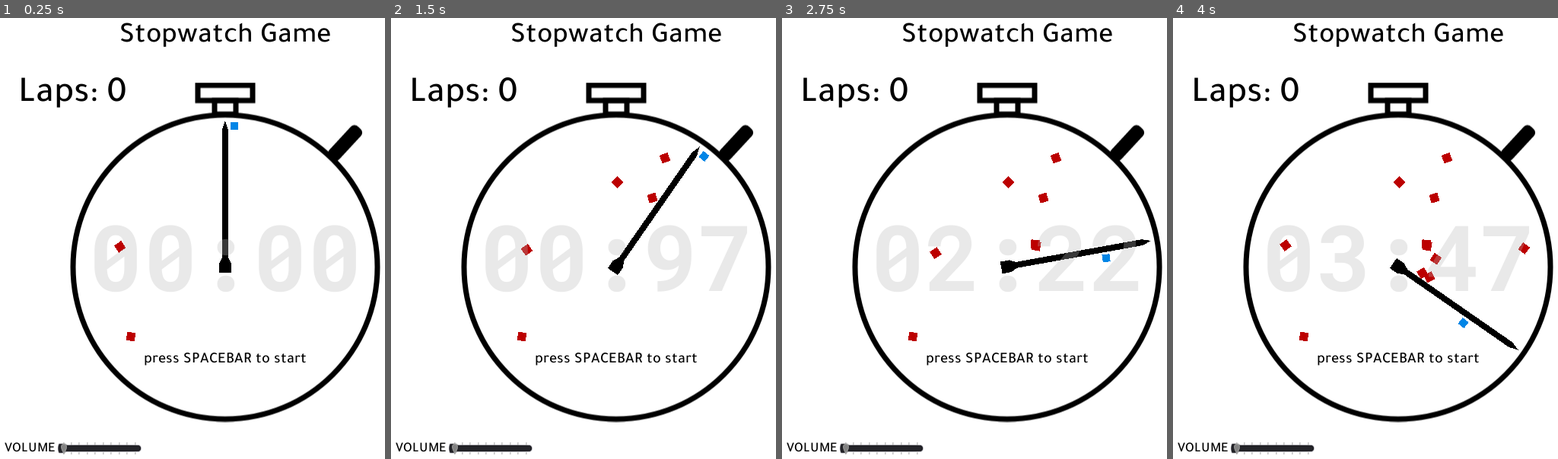
Above: before the commit, frames 1-4 (left to right).
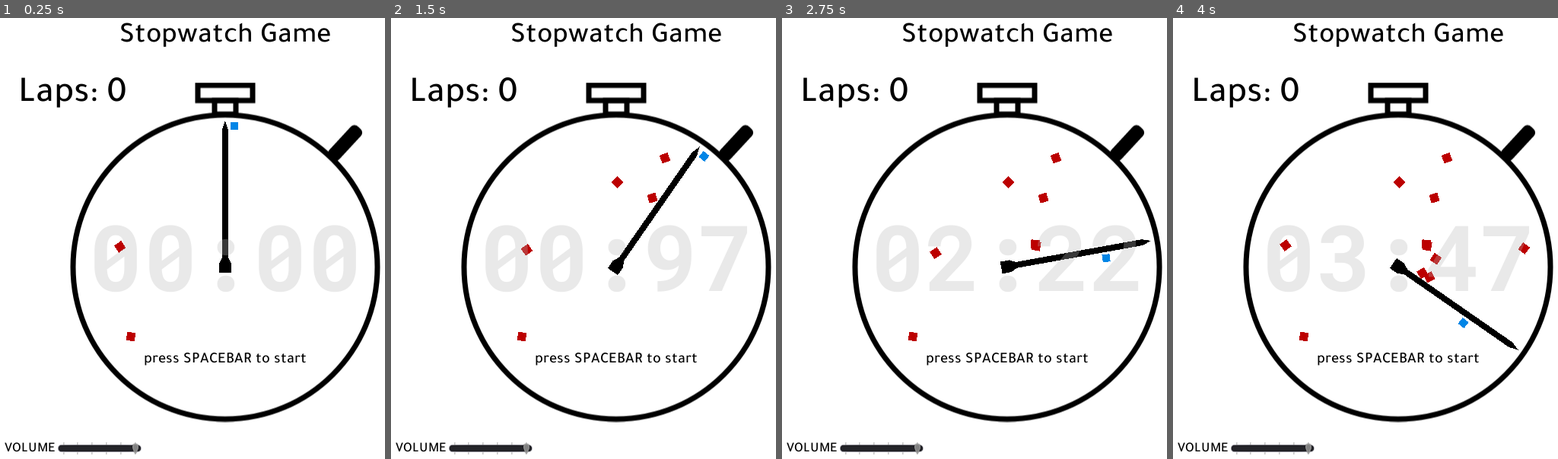
Above: after the commit, the same moments.

Repository: albertnez/10-second-laps
Game: Godot game, scene res://Scenes/GameWrapper.tscn
The game is run twice, just before and just after one commit, with the same random seed, the same clock (stepped at 60 frames per second) and the same inputs.
Inputs:
- Up to frame 1 (0.25 s): no input
- Up to frame 2 (1.5 s): tap Space (action) at 0.5, 0.6, 1.25, 1.35 s
- Up to frame 3 (2.75 s): tap Space (action) at 2, 2.1 s
- Up to frame 4 (4 s): tap Space (action) at 2.75, 2.85, 3.5, 3.6 s

The runs differ from the first frame. In frame 1, 0.2% of the frame differs, in the area x 15-36%, y 96-99%; in frame 2, 0.2%; in frame 3, 0.2%; in frame 4, 0.2%.

Commit message:
Volume control now actually works

Diff:
--- a/Scenes/Ui/MainUi.gd
+++ b/Scenes/Ui/MainUi.gd
@@ -1,6 +1,7 @@
 extends Control
 
 onready var _laps_label := $"%LapsLabel"
+onready var _volume_slide := $"%VolumeSlide"
 
 func _ready() -> void:
 	EventBus.connect("laps_changed", self, "_on_EventBus_laps_changed")
@@ -8,3 +9,8 @@
 
 func _on_EventBus_laps_changed(num_laps: int) -> void:
 	_laps_label.text = str("Laps: ", num_laps)
+
+
+func _on_VolumeSlide_value_changed(value: float) -> void:
+	AudioServer.set_bus_volume_db(0, linear2db(value/_volume_slide.max_value))
+	pass # Replace with function body.
--- a/Scenes/Ui/MainUi.tscn
+++ b/Scenes/Ui/MainUi.tscn
@@ -57,12 +57,16 @@
 text = "VOLUME"
 
 [node name="VolumeSlide" type="HSlider" parent="VolumeBox"]
+unique_name_in_owner = true
 margin_left = 70.0
 margin_right = 180.0
 margin_bottom = 16.0
+focus_mode = 0
 size_flags_horizontal = 3
-max_value = 10.0
-tick_count = 10
+max_value = 5.0
+value = 5.0
+scrollable = false
+tick_count = 6
 ticks_on_borders = true
 
 [node name="LapsLabel" type="Label" parent="."]
@@ -73,3 +77,5 @@
 margin_bottom = 119.0
 custom_fonts/font = SubResource( 4 )
 text = "Laps: 0"
+
+[connection signal="value_changed" from="VolumeBox/VolumeSlide" to="." method="_on_VolumeSlide_value_changed"]
